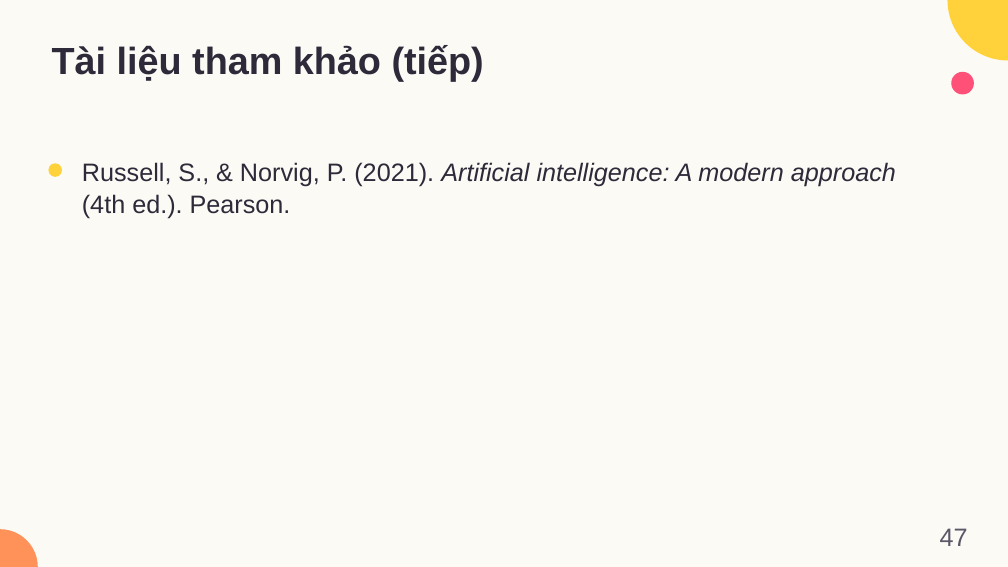
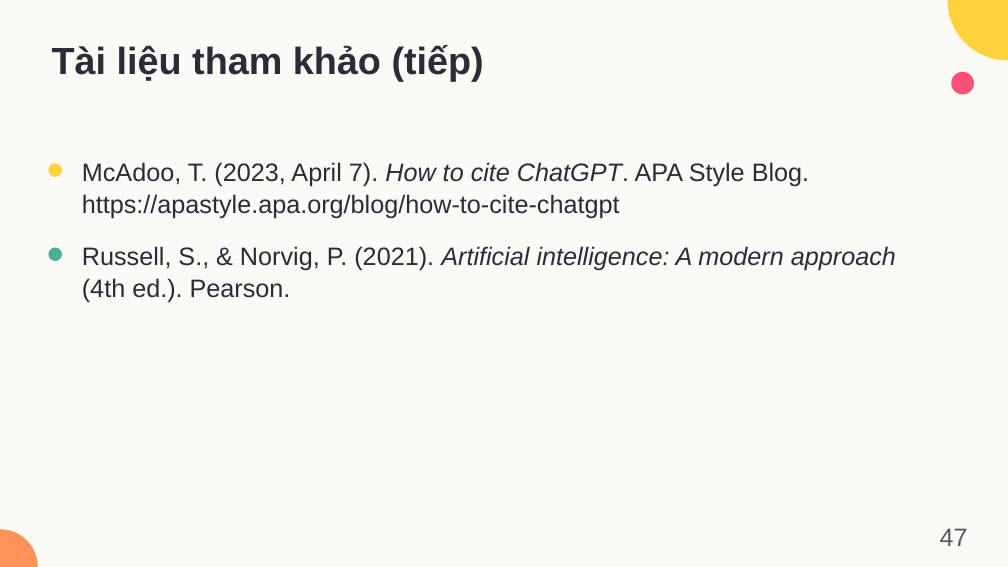
Before and after one commit to dnbaoquyen/academic-pptx-skill, a slide deck: slide 47 of mkt1107/output/MKT1107_W05_slides.pptx. Drawn at 1008x567 pixels with LibreOffice and Linux fonts; fonts in the diff are those of the drawing. Boxes give left, top, right and bottom in pixels: in the first picture for what was removed or moved away, otherwise in the second. Text is boxed around its words. In the diff, an @@ line names an element or a change of style, - is before the commit and + after.

```diff
--- a/mkt1107/output/MKT1107_W05_slides.pptx
+++ b/mkt1107/output/MKT1107_W05_slides.pptx
@@ text added at [82,162,809,219], 24 pt, text #2E2A3A @@
+McAdoo, T. (2023, April 7). How to cite ChatGPT. APA Style Blog. https://apastyle.apa.org/blog/how-to-cite-chatgpt
@@ text "Russell, S., & Norvig, P. ...": place and size @@
-text "Russell, S., & Norvig, P. ..." at [82,162,896,219]
+text "Russell, S., & Norvig, P. ..." at [82,246,896,303]
@@ ellipse added at [48,247,62,261], fill #49B296 @@
```
Also in this commit, not shown: 2 other slides changed, 6 other files.
